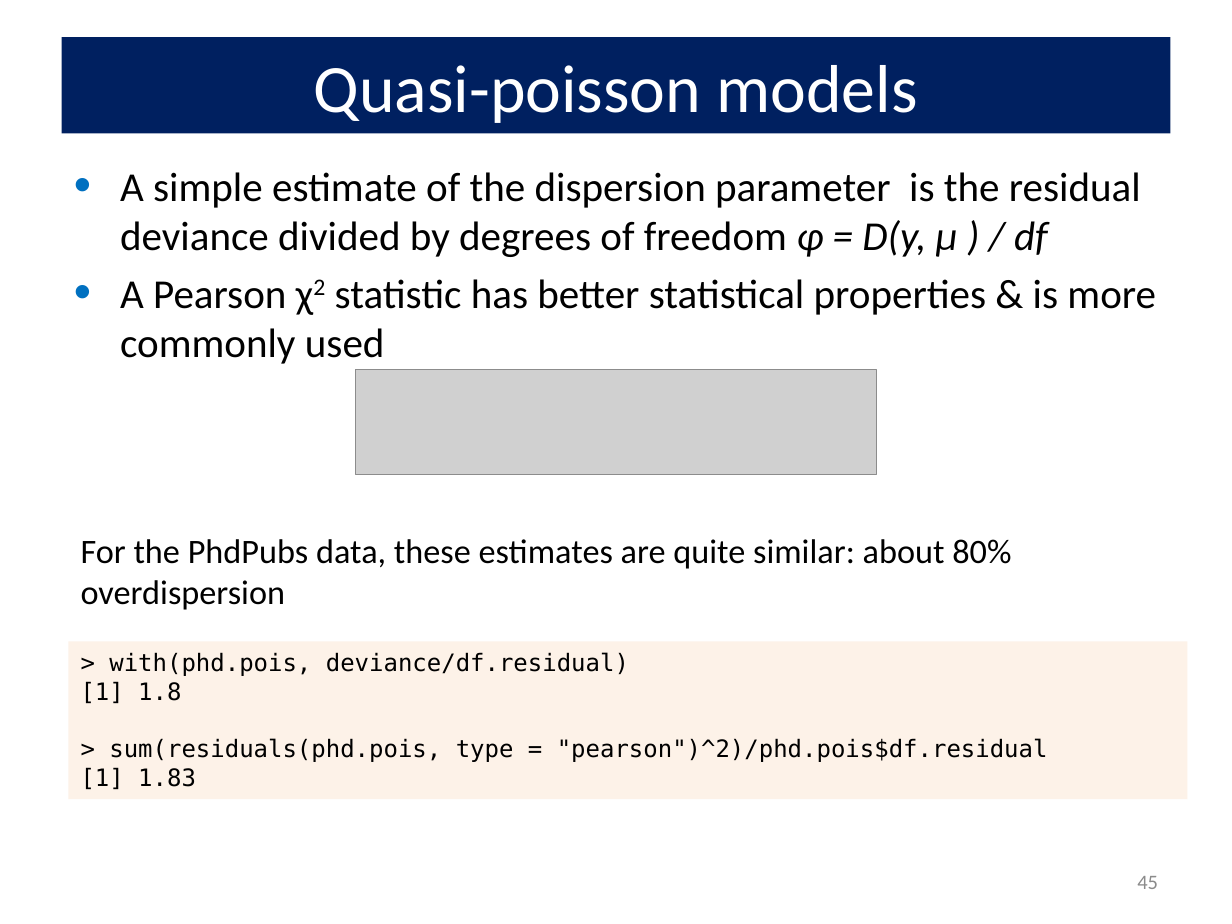
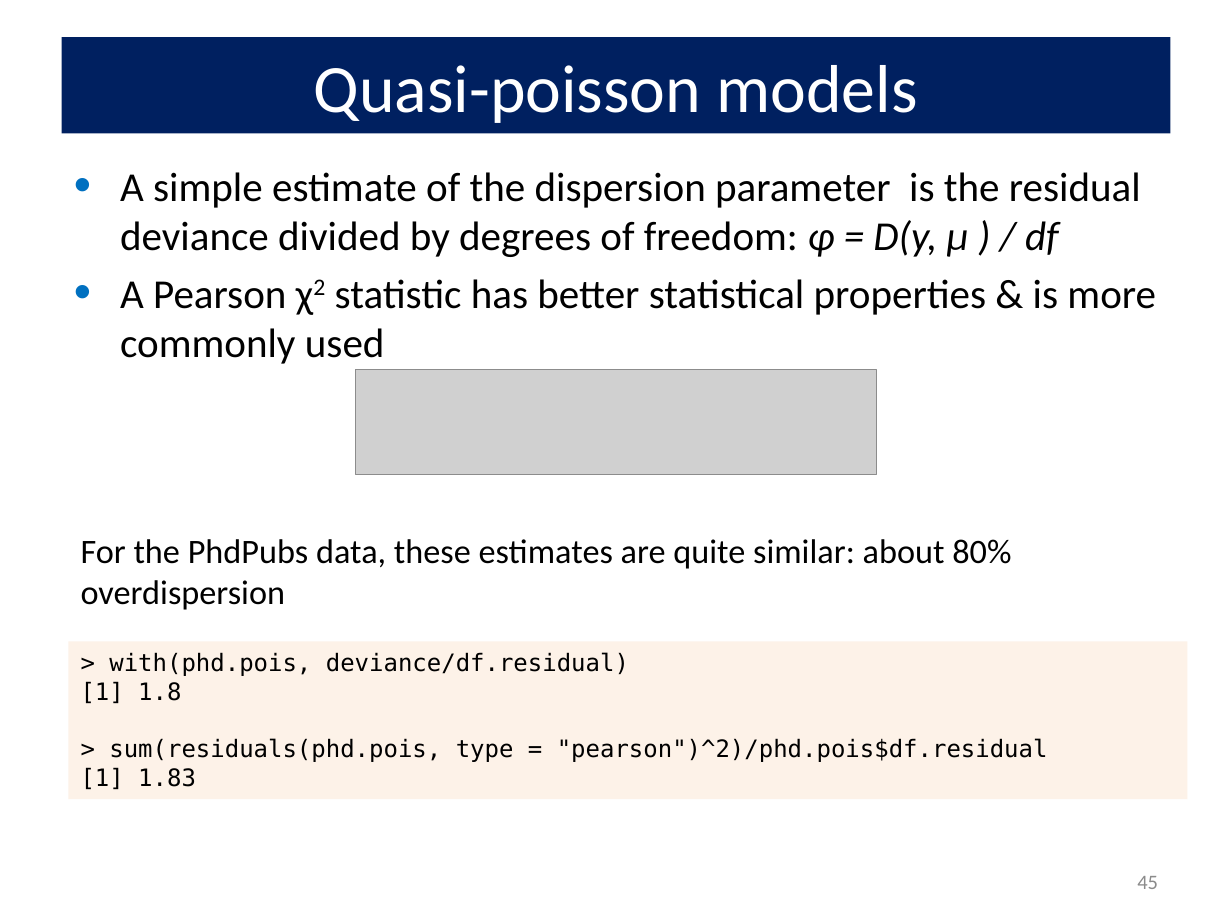
Before and after one commit to friendly/psy6136, a slide deck: slide 45 of lectures/09-CountData.pptx. Drawn at 1232x924 pixels with LibreOffice and Linux fonts; fonts in the diff are those of the drawing; grey boxes stand for pictures. Boxes give left, top, right and bottom in pixels: in the first picture for what was removed or moved away, otherwise in the second. Text is boxed around its words. In the diff, an @@ line names an element or a change of style, - is before the commit and + after.

```diff
--- a/lectures/09-CountData.pptx
+++ b/lectures/09-CountData.pptx
@@ text at [120, 172, 1141, 257]: text changed @@
-• A simple estimate of the dispersion parameter is the residual deviance divided by degrees of freedom φ = D(y, μ ) / df
+• A simple estimate of the dispersion parameter is the residual deviance divided by degrees of freedom: φ = D(y, μ ) / df
```
Also in this commit, not shown: 20 other slides changed, 1 slide added, 26 other files.
